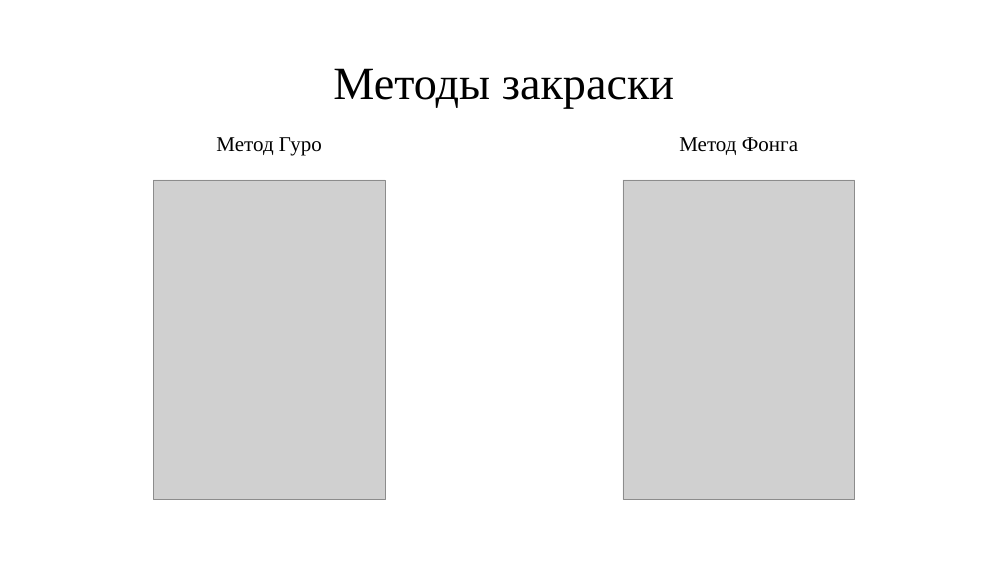
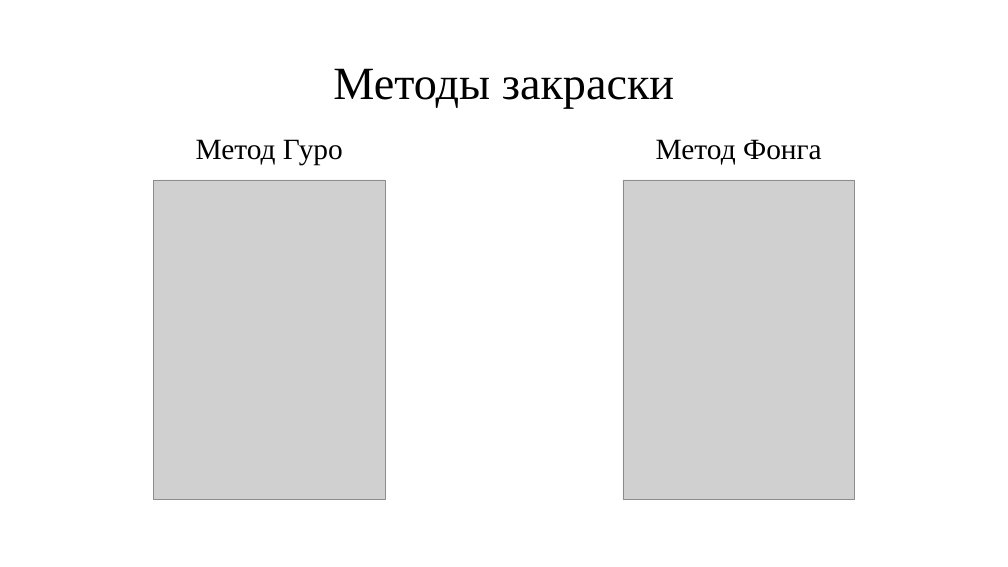
Before and after one commit to EmirShimshir/BMSTU_sem5_CG_CUR, a slide deck: slide 8 of doc/pres.pptx (slide 7 before the commit). Drawn at 1008x567 pixels with LibreOffice and Linux fonts; fonts in the diff are those of the drawing; grey boxes stand for pictures. Boxes give left, top, right and bottom in pixels: in the first picture for what was removed or moved away, otherwise in the second. Text is boxed around its words. In the diff, an @@ line names an element or a change of style, - is before the commit and + after.

```diff
--- a/doc/pres.pptx
+++ b/doc/pres.pptx
@@ text "Метод Гуро" at (x1=196, y1=139, x2=343, y2=166): size 20 to 28 pt @@
@@ text "Метод Фонга" at (x1=656, y1=139, x2=822, y2=165): size 20 to 28 pt @@
```
Also in this commit, not shown: 4 other slides changed, 4 slides added, 6 other files.
